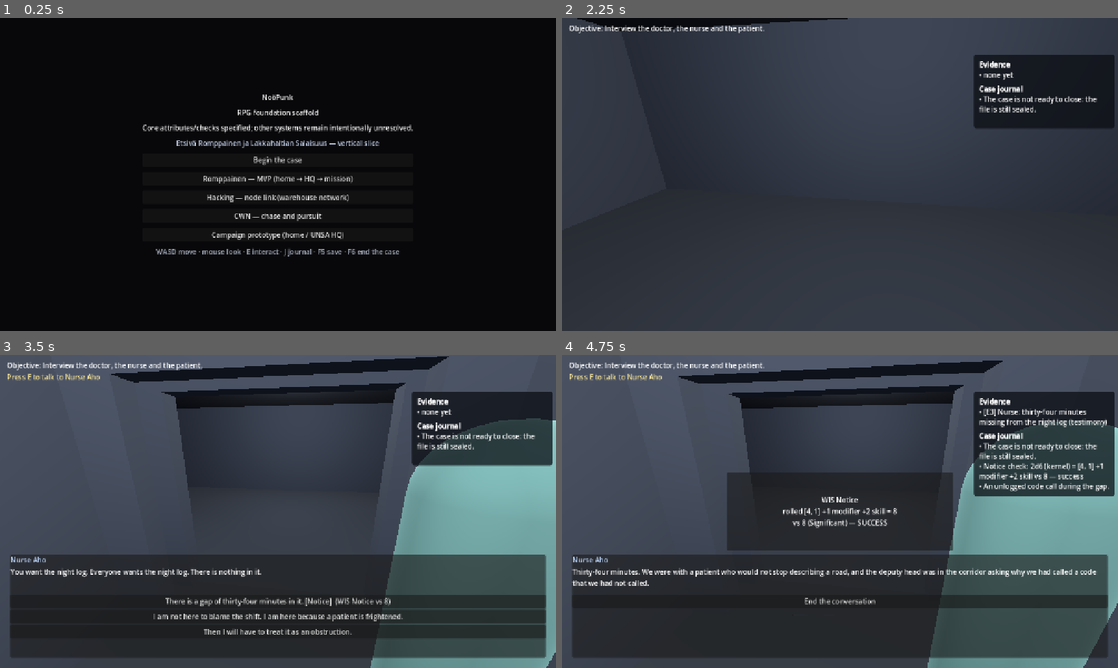
Above: before the commit, frames 1-4 (two rows, left to right).
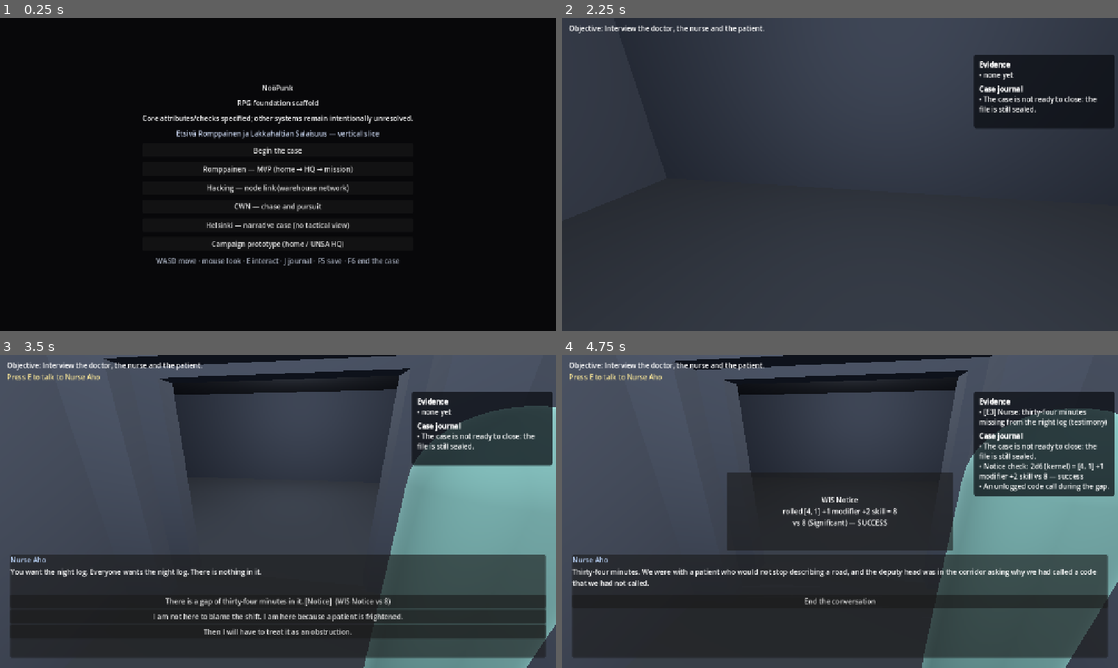
Above: after the commit, the same moments.

Repository: TomiToivio/NooPunk
Game: Godot game, scene res://scenes/main.tscn
The game is run twice, just before and just after one commit, with the same random seed, the same clock (stepped at 60 frames per second) and the same inputs.
Inputs (mouse positions are in pixels of both pictures, inside the frame that each line leads up to):
- Up to frame 1 (0.25 s): no input
- Up to frame 2 (2.25 s): click "Begin the case" at 0.5 s; tap Enter at 1.25 s; move the mouse to (867, 174) at 1.27 s; hold F6 (end_case) 1.28-2.03 s; hold W (move_forward) from 1.28 s (still down); tap Space at 1.52, 2 s; move the mouse to (812, 174) at 2.02 s; tap E (interact) at 2.1 s
- Up to frame 3 (3.5 s): keep holding W (move_forward); tap Space at 2.27 s; tap E (interact) at 2.75 s; move the mouse to (289, 505) at 2.77 s; hold J (toggle_journal) from 2.78 s (still down)
- Up to frame 4 (4.75 s): release W (move_forward) at 3.5 s; release J (toggle_journal) at 3.5 s; tap E (interact) at 3.5 s; drag from (812, 574) to (673, 464) at 3.52 s; click "There is a gap of thirty-four…" at 4.25 s

The runs differ from the first frame. In frame 1, 6.4% of the frame differs, in the area x 25-75%, y 21-80%; in frame 2, 1.0%; in frame 3, 7.6%; in frame 4, 7.6%, in the area x 20-100%, y 0-100%.

Commit message:
feat(#897): playable Helsinki narrative slice on the locked CWN core
Main already carries the rules lock (#899) and the 1974 visual bible/tokens (#898), so this branch
adds the missing playable expression and removes its own duplicate docs.

- godot/narrative/helsinki_session.gd: discovery-gated travel across home, UNSA HQ, market, harbour,
  clinic and warehouse; clue ledger; party of 1-4 with Romppainen; vanilla CWN 2d6 skill checks and
  d20 abstract combat; save/load.
- godot/narrative/helsinki_case.json: original case material for the vertical slice.
- godot/ui/narrative_screen.gd/.tscn: city map, action list, investigation log, CWN character sheet
  and party panel. Palette is read from the canonical data/ui/noopunk_1974_tokens.json, not copied.
- godot/tests/test_narrative_slice.gd: travel gating, failed-check honesty, clue discovery, party
  cap, abstract combat resolution and save/load.
- main menu entry, no tactical view.

Verified: 1388 checks, 0 failed; shutdown gate clean; screenshot checked against the token palette.

Diff:
--- /dev/null
+++ b/godot/narrative/helsinki_case.json
@@ -0,0 +1,126 @@
+{
+  "_source": "Original No\u00f6Punk case material (#897). Mechanics are vanilla CWN; the fiction is 1974 psychedelic retrofuture Helsinki.",
+  "title": "The Lakkahaltia Signal",
+  "start": "home",
+  "locations": [
+    {
+      "id": "home",
+      "name": "Your flat, Kallio",
+      "subtitle": "Rain on the window; the radio will not stop humming.",
+      "discovered": true,
+      "actions": [
+        {
+          "id": "rest",
+          "label": "Sleep until the static fades"
+        },
+        {
+          "id": "read_notes",
+          "label": "Read the Academy file again"
+        }
+      ]
+    },
+    {
+      "id": "unsa_hq",
+      "name": "UNSA Headquarters",
+      "subtitle": "A concrete slab above the tram lines. Somewhere a telex is printing.",
+      "discovered": true,
+      "actions": [
+        {
+          "id": "briefing",
+          "label": "Take the Lakkahaltia briefing"
+        },
+        {
+          "id": "recruit_romppainen",
+          "label": "Ask Romppainen to join the party"
+        },
+        {
+          "id": "case_board",
+          "label": "Study the case board"
+        }
+      ]
+    },
+    {
+      "id": "market",
+      "name": "Hakaniemi market hall",
+      "subtitle": "Fish, amphetamines, and a woman who saw the sky open.",
+      "discovered": false,
+      "actions": [
+        {
+          "id": "interview_witness",
+          "label": "Interview the stallkeeper"
+        },
+        {
+          "id": "buy_stimulants",
+          "label": "Buy stimulants (2 credits)"
+        }
+      ]
+    },
+    {
+      "id": "harbor",
+      "name": "S\u00f6rn\u00e4inen harbour terminal",
+      "subtitle": "Container cranes move like praying mantises under sodium light.",
+      "discovered": false,
+      "actions": [
+        {
+          "id": "search_terminal",
+          "label": "Search the harbour terminal"
+        },
+        {
+          "id": "confront_guard",
+          "label": "Confront the night guard"
+        }
+      ]
+    },
+    {
+      "id": "clinic",
+      "name": "Noetic clinic, T\u00f6\u00f6l\u00f6",
+      "subtitle": "The wallpaper is avocado. The doctor's eyes are not quite synchronised.",
+      "discovered": false,
+      "actions": [
+        {
+          "id": "interview_doctor",
+          "label": "Interview Dr. Vainio"
+        },
+        {
+          "id": "treat_shock",
+          "label": "Treat ontological shock"
+        }
+      ]
+    },
+    {
+      "id": "warehouse",
+      "name": "Lakkahaltia warehouse",
+      "subtitle": "A mission location. The signal is strongest behind the freezer door.",
+      "discovered": false,
+      "actions": [
+        {
+          "id": "confront",
+          "label": "Confront what is behind the freezer door"
+        },
+        {
+          "id": "recover_device",
+          "label": "Recover the transmitter"
+        }
+      ]
+    }
+  ],
+  "party_cap": 4,
+  "recruits": [
+    {
+      "id": "romppainen",
+      "name": "Harri Romppainen",
+      "role": "Inspector, UNSA"
+    },
+    {
+      "id": "aalto",
+      "name": "Aalto",
+      "role": "Forensic technician, UNSA"
+    }
+  ],
+  "clues": {
+    "witness": "The sky over Lakkahaltia opened for eleven seconds at 03:14.",
+    "terminal": "The harbour terminal logged an inbound container with no ship attached.",
+    "doctor": "Dr. Vainio treated three agents for the same dream in one week.",
+    "device": "The transmitter is tuned to a frequency that is not in the radio band."
+  }
+}
--- /dev/null
+++ b/godot/narrative/helsinki_session.gd
@@ -0,0 +1,242 @@
+## Narrative-mode session for the Helsinki case (#897).
+##
+## The rules are vanilla CWN: skill checks are the kernel's 2d6 check and violence is its d20 attack.
+## This class only sequences location travel, discovery, clues, party and the case's narrative state.
+class_name NoopunkHelsinkiSession
+extends RefCounted
+
+const DATA := "res://godot/narrative/helsinki_case.json"
+const PARTY_CAP := 4
+const PC := {"id": "pc", "name": "You", "role": "UNSA Academy graduate"}
+
+var data: Dictionary = {}
+var current := ""
+var discovered: Array = []
+var clues: Array = []
+var party: Array = []
+var flags: Dictionary = {}
+var log_lines: Array = []
+var credits := 3
+var stress := 0
+var player_hp := 10
+var threat_hp := 12
+var adapter: Object = null
+
+
+func _init(path: String = DATA, rules_adapter: Object = null) -> void:
+	data = _load(path)
+	adapter = rules_adapter
+	current = String(data.get("start", "home"))
+	discovered = []
+	for entry in locations():
+		if bool(entry.get("discovered", false)):
+			discovered.append(String(entry.get("id", "")))
+	if not discovered.has(current):
+		discovered.append(current)
+	party = [PC.duplicate()]
+	flags = {}
+	_log("A new agent, a cold flat, and a signal that should not exist.")
+
+
+func _load(path: String) -> Dictionary:
+	var file := FileAccess.open(path, FileAccess.READ)
+	if file == null:
+		push_error("helsinki: cannot open %s" % path)
+		return {}
+	var parsed: Variant = JSON.parse_string(file.get_as_text())
+	return parsed if parsed is Dictionary else {}
+
+
+func locations() -> Array:
+	return data.get("locations", [])
+
+
+func location(id: String) -> Dictionary:
+	for entry in locations():
+		if String(entry.get("id", "")) == id:
+			return entry
+	return {}
+
+
+func current_location() -> Dictionary:
+	return location(current)
+
+
+func is_discovered(id: String) -> bool:
+	return discovered.has(id)
+
+
+func discover(id: String) -> void:
+	if not is_discovered(id) and not location(id).is_empty():
+		discovered.append(id)
+		_log("New location: %s" % location(id).get("name", id))
+
+
+func travel(id: String) -> Dictionary:
+	if location(id).is_empty():
+		return {"ok": false, "reason": "no such location"}
+	if not is_discovered(id):
+		return {"ok": false, "reason": "you have not found this place yet"}
+	current = id
+	_log("Travelled to %s" % location(id).get("name", id))
+	return {"ok": true, "location": current_location()}
+
+
+func actions() -> Array:
+	return current_location().get("actions", [])
+
+
+func act(action_id: String) -> Dictionary:
+	if not actions().any(func(entry): return String(entry.get("id", "")) == action_id):
+		return {"ok": false, "reason": "that action is not available here"}
+	match action_id:
+		"rest", "treat_shock":
+			stress = 0
+			return _result(true, "The static recedes. For now.")
+		"read_notes":
+			return _result(true, "The file repeats one phrase: the sky is a door.")
+		"briefing":
+			flags["briefed"] = true
+			discover("unsa_hq")
+			discover("market")
+			discover("harbor")
+			return _result(true, "UNSA opens the Lakkahaltia file and assigns you a partner.")
+		"case_board":
+			return _result(true, "Three agents, one dream, eleven seconds of missing sky.")
+		"recruit_romppainen":
+			return recruit("romppainen")
+		"interview_witness":
+			var check := _check("Awareness", 0, 8)
+			if bool(check.get("success", false)):
+				_add_clue("witness")
+				discover("clinic")
+				return _result(true, "She talks. The sky opened at 03:14.", check)
+			return _result(false, "She closes the shutters and turns up the radio.", check)
+		"buy_stimulants":
+			if credits < 2:
+				return _result(false, "You cannot afford it.")
+			credits -= 2
+			stress = maxi(0, stress - 1)
+			return _result(true, "Two credits for a paper envelope of amphetamine.")
+		"search_terminal":
+			var check := _check("Cognition", 1, 9)
+			if bool(check.get("success", false)):
+				_add_clue("terminal")
+				discover("warehouse")
+				return _result(true, "The manifest lists a container with no ship.", check)
+			return _result(false, "The terminal logs you out and prints a warning in Finnish.", check)
+		"confront_guard":
+			var hit := _attack(12)
+			if bool(hit.get("hit", false)):
+				threat_hp = maxi(0, threat_hp - 5)
+				discover("warehouse")
+				return _result(true, "The guard goes down. The freezer door is behind him.", hit)
+			player_hp = maxi(1, player_hp - 2)
+			return _result(false, "He swings a torch; you lose two hit points.", hit)
+		"interview_doctor":
+			if not is_clue("witness"):
+				return _result(false, "The doctor will not see you without a referral.")
+			_add_clue("doctor")
+			discover("warehouse")
+			return _result(true, "Three agents, the same dream, one week.")
+		"confront":
+			var hit := _attack(13)
+			if bool(hit.get("hit", false)):
+				threat_hp = maxi(0, threat_hp - 5)
+				if threat_hp == 0:
+					flags["resolved"] = true
+					return _result(true, "The thing behind the freezer stops singing.", hit)
+				return _result(true, "You hit it. It keeps humming.", hit)
+			player_hp = maxi(1, player_hp - 3)
+			return _result(false, "The hum fills your teeth; you lose three hit points.", hit)
+		"recover_device":
+			if not bool(flags.get("resolved", false)):
+				return _result(false, "Not while it is still singing.")
+			_add_clue("device")
+			flags["case_won"] = true
+			return _result(true, "You carry the transmitter into the rain. The case is yours.")
+	return _result(false, "Nothing happens.")
+
+
+func recruit(id: String) -> Dictionary:
+	if party.size() >= PARTY_CAP:
+		return _result(false, "A mission party is at most four agents.")
+	if party.any(func(member): return String(member.get("id", "")) == id):
+		return _result(false, "Already in the party.")
+	for entry in data.get("recruits", []):
+		if String(entry.get("id", "")) == id:
+			party.append(entry.duplicate())
+			_log("%s joins the party." % entry.get("name", id))
+			return _result(true, "%s joins the party." % entry.get("name", id))
+	return _result(false, "No such agent is available.")
+
+
+func _check(attribute: String, rank: int, difficulty: int) -> Dictionary:
+	if adapter == null:
+		return {"success": false, "reason": "no rules adapter"}
+	var score := 10
+	return adapter.skill_check(score, rank, difficulty)
+
+
+func _attack(armor_class: int) -> Dictionary:
+	if adapter == null:
+		return {"hit": false, "reason": "no rules adapter"}
+	return adapter.attack_roll(10, 0, 1, armor_class)
+
+
+func _add_clue(id: String) -> void:
+	if not is_clue(id):
+		clues.append({"id": id, "text": String(data.get("clues", {}).get(id, ""))})
+		_log("Clue: %s" % data.get("clues", {}).get(id, id))
+
+
+func is_clue(id: String) -> bool:
+	return clues.any(func(entry): return String(entry.get("id", "")) == id)
+
+
+func _result(ok: bool, message: String, check: Dictionary = {}) -> Dictionary:
+	_log(message)
+	return {"ok": ok, "message": message, "check": check}
+
+
+func _log(line: String) -> void:
+	log_lines.append(line)
+	if log_lines.size() > 40:
+		log_lines.pop_front()
+
+
+func summary() -> Dictionary:
+	return {
+		"location": current,
+		"discovered": discovered.duplicate(),
+		"clues": clues.size(),
+		"party": party.size(),
+		"stress": stress,
+		"player_hp": player_hp,
+		"threat_hp": threat_hp,
+		"flags": flags.duplicate(),
+		"credits": credits,
+	}
+
+
+func to_dict() -> Dictionary:
+	return {
+		"current": current, "discovered": discovered, "clues": clues,
+		"party": party, "flags": flags, "credits": credits, "stress": stress,
+		"player_hp": player_hp, "threat_hp": threat_hp,
+	}
+
+
+func from_dict(state: Dictionary) -> bool:
+	if not state.has("current") or location(String(state["current"])).is_empty():
+		return false
+	current = String(state["current"])
+	discovered = Array(state.get("discovered", [current]))
+	clues = Array(state.get("clues", []))
+	party = Array(state.get("party", [PC.duplicate()]))
+	flags = Dictionary(state.get("flags", {}))
+	credits = int(state.get("credits", 3))
+	stress = int(state.get("stress", 0))
+	player_hp = int(state.get("player_hp", 10))
+	threat_hp = int(state.get("threat_hp", 12))
+	return true
--- a/godot/tests/run_tests.gd
+++ b/godot/tests/run_tests.gd
@@ -42,6 +42,7 @@
 	"res://godot/tests/test_cwn_srd_vehicles.gd",
 	"res://godot/tests/test_cwn_cyberware.gd",
 	"res://godot/tests/test_cwn_drones.gd",
+	"res://godot/tests/test_narrative_slice.gd",
 	"res://godot/tests/test_level_doors.gd",
 	"res://godot/tests/test_investigation_adapter.gd",
 ]
--- /dev/null
+++ b/godot/tests/test_narrative_slice.gd
@@ -0,0 +1,84 @@
+## Helsinki narrative slice (#897): travel gating, discovery, clues, party cap, CWN checks and
+## abstract CWN combat, save/load. No renderer needed.
+extends RefCounted
+
+const Session := preload("res://godot/narrative/helsinki_session.gd")
+
+class FakeRules:
+	extends RefCounted
+	var skill_ok := true
+	var hit := true
+	func skill_check(_attr: int, _rank: int, _difficulty: int) -> Dictionary:
+		return {"success": skill_ok}
+	func attack_roll(_attr: int, _rank: int, _bonus: int, _ac: int) -> Dictionary:
+		return {"hit": hit}
+
+
+func _ok(name: String, condition: bool, detail := "") -> Array:
+	return [name, condition, detail]
+
+
+func run() -> Array:
+	var rows: Array = []
+	var rules := FakeRules.new()
+	var s := Session.new(Session.DATA, rules)
+
+	rows.append(_ok("starts at home", s.current == "home"))
+	rows.append(_ok("home is discovered", s.is_discovered("home")))
+	rows.append(_ok("HQ is known from the start", s.is_discovered("unsa_hq")))
+	rows.append(_ok("the market is hidden before briefing", not s.is_discovered("market")))
+	rows.append(_ok("travel to HQ works", bool(s.travel("unsa_hq").get("ok", false))))
+	rows.append(_ok("PC is the first party member", s.party.size() == 1))
+
+	s.act("briefing")
+	rows.append(_ok("briefing discovers HQ", s.is_discovered("unsa_hq")))
+	rows.append(_ok("briefing discovers the market", s.is_discovered("market")))
+	rows.append(_ok("travel after discovery works", bool(s.travel("unsa_hq").get("ok", false))))
+
+	rows.append(_ok("Romppainen joins", bool(s.recruit("romppainen").get("ok", false))))
+	rows.append(_ok("party is two", s.party.size() == 2))
+	rows.append(_ok("duplicate recruit is refused", not bool(s.recruit("romppainen").get("ok", true))))
+	s.recruit("aalto")
+	rows.append(_ok("party is three", s.party.size() == 3))
+	rows.append(_ok("party cap is four", Session.PARTY_CAP == 4))
+
+	s.travel("market")
+	var witness := s.act("interview_witness")
+	rows.append(_ok("a successful CWN check finds the witness clue", bool(witness.get("ok", false)) and s.is_clue("witness")))
+	rows.append(_ok("the witness points to the clinic", s.is_discovered("clinic")))
+
+	# A failed check must not invent the clue.
+	s = Session.new(Session.DATA, rules)
+	s.travel("unsa_hq")
+	s.act("briefing")
+	s.travel("market")
+	rules.skill_ok = false
+	s.act("interview_witness")
+	rows.append(_ok("a failed check leaves the clue unfound", not s.is_clue("witness")))
+	rules.skill_ok = true
+
+	s = Session.new(Session.DATA, rules)
+	s.travel("unsa_hq")
+	s.act("briefing")
+	s.travel("harbor")
+	s.act("search_terminal")
+	rows.append(_ok("the terminal yields its clue", s.is_clue("terminal")))
+	rows.append(_ok("the terminal points to the warehouse", s.is_discovered("warehouse")))
+
+	# Abstract CWN combat: three hits drop the threat, then the device can be recovered.
+	s.travel("warehouse")
+	var first := s.act("confront")
+	rows.append(_ok("an attack roll resolves without a tactical view", first.has("check")))
+	rows.append(_ok("a hit lowers the threat", s.threat_hp == 7))
+	s.act("confront")
+	s.act("confront")
+	rows.append(_ok("three hits resolve the confrontation", bool(s.flags.get("resolved", false))))
+	rows.append(_ok("the case completes on recovery", bool(s.act("recover_device").get("ok", false))))
+	rows.append(_ok("case flag is set", bool(s.flags.get("case_won", false))))
+
+	var state := s.to_dict()
+	var loaded := Session.new(Session.DATA, rules)
+	rows.append(_ok("save data loads", loaded.from_dict(state)))
+	rows.append(_ok("loaded state keeps clues", loaded.clues.size() == s.clues.size()))
+	rows.append(_ok("loaded state keeps the win", bool(loaded.flags.get("case_won", false))))
+	return rows
--- a/godot/ui/main_menu.gd
+++ b/godot/ui/main_menu.gd
@@ -54,6 +54,13 @@
 		get_tree().change_scene_to_file("res://scenes/chase_screen.tscn"))
 	stack.add_child(chase)
 
+	# #897: location-based narrative mode (Citizen Sleeper-style, CWN underneath, no tactical view).
+	var narrative := Button.new()
+	narrative.text = "Helsinki — narrative case (no tactical view)"
+	narrative.pressed.connect(func() -> void:
+		get_tree().change_scene_to_file("res://godot/ui/narrative_screen.tscn"))
+	stack.add_child(narrative)
+
 	# The campaign is an existing feature of the same root Godot project.
 	# Keep it accessible here rather than requiring agents to maintain a rival title scene.
 	var campaign := Button.new()
--- /dev/null
+++ b/godot/ui/narrative_screen.gd
@@ -0,0 +1,181 @@
+## Helsinki narrative mode (#897). Location map, actions, investigation log, CWN sheet and party in
+## one screen; no tactical view. The 1974 palette lives here as the first design-token pass.
+extends Control
+
+const Session := preload("res://godot/narrative/helsinki_session.gd")
+const Adapter := preload("res://godot/core/rules_adapter.gd")
+
+## Canonical 1974 tokens (#897 visual bible). The screen reads the shared file rather than keeping a
+## second palette in code.
+const TOKENS := "res://data/ui/noopunk_1974_tokens.json"
+var palette: Dictionary = {}
+
+var session: Object
+var _map_box: VBoxContainer
+var _action_box: VBoxContainer
+var _log_label: RichTextLabel
+var _sheet_label: Label
+var _party_label: Label
+var _title: Label
+var _subtitle: Label
+
+
+func _ready() -> void:
+	palette = _load_tokens()
+	session = Session.new(Session.DATA, Adapter.new("res://data/rules/wn_core.json", 1974))
+	_build()
+	_refresh()
+
+
+func _load_tokens() -> Dictionary:
+	var file := FileAccess.open(TOKENS, FileAccess.READ)
+	if file == null:
+		push_error("narrative_screen: cannot open %s" % TOKENS)
+		return {}
+	var parsed: Variant = JSON.parse_string(file.get_as_text())
+	return Dictionary(parsed.get("colors", {})) if parsed is Dictionary else {}
+
+
+func _tone(key: String, fallback: String) -> Color:
+	return Color(String(palette.get(key, fallback)))
+
+
+func _build() -> void:
+	var bg := ColorRect.new()
+	bg.color = _tone("void_plum", "#190E24")
+	bg.set_anchors_preset(Control.PRESET_FULL_RECT)
+	add_child(bg)
+
+	var margin := MarginContainer.new()
+	margin.set_anchors_preset(Control.PRESET_FULL_RECT)
+	margin.add_theme_constant_override("margin_left", 20)
+	margin.add_theme_constant_override("margin_right", 20)
+	margin.add_theme_constant_override("margin_top", 16)
+	margin.add_theme_constant_override("margin_bottom", 16)
+	add_child(margin)
+
+	var column := VBoxContainer.new()
+	column.add_theme_constant_override("separation", 10)
+	margin.add_child(column)
+
+	var header := Label.new()
+	header.text = "NOÖPUNK — HELSINKI, 2045 (AS IMAGINED IN 1974)"
+	header.add_theme_color_override("font_color", _tone("analog_amber", "#F2B45E"))
+	header.add_theme_font_size_override("font_size", 22)
+	column.add_child(header)
+
+	_title = Label.new()
+	_title.add_theme_color_override("font_color", _tone("paper_ivory", "#F5E8C9"))
+	_title.add_theme_font_size_override("font_size", 18)
+	column.add_child(_title)
+	_subtitle = Label.new()
+	_subtitle.add_theme_color_override("font_color", _tone("dim_lilac", "#BBAACA"))
+	_subtitle.autowrap_mode = TextServer.AUTOWRAP_WORD_SMART
+	column.add_child(_subtitle)
+
+	var body := HBoxContainer.new()
+	body.add_theme_constant_override("separation", 14)
+	body.size_flags_vertical = Control.SIZE_EXPAND_FILL
+	column.add_child(body)
+
+	_map_box = _panel_column(body, "CITY", false, 240)
+	var middle := _panel_column(body, "HERE", true, 320)
+	_action_box = middle
+	var log_heading := Label.new()
+	log_heading.text = "LOG"
+	log_heading.add_theme_color_override("font_color", _tone("mint_terminal", "#72E1B2"))
+	log_heading.add_theme_font_size_override("font_size", 13)
+	middle.add_child(log_heading)
+	_log_label = RichTextLabel.new()
+	_log_label.bbcode_enabled = false
+	_log_label.fit_content = false
+	_log_label.scroll_following = true
+	_log_label.custom_minimum_size = Vector2(0, 160)
+	_log_label.add_theme_color_override("default_color", _tone("dim_lilac", "#BBAACA"))
+	middle.add_child(_log_label)
+	var right := _panel_column(body, "AGENT", false, 260)
+	_sheet_label = Label.new()
+	_sheet_label.add_theme_color_override("font_color", _tone("paper_ivory", "#F5E8C9"))
+	right.add_child(_sheet_label)
+	_party_label = Label.new()
+	_party_label.add_theme_color_override("font_color", _tone("mint_terminal", "#72E1B2"))
+	_party_label.autowrap_mode = TextServer.AUTOWRAP_WORD_SMART
+	right.add_child(_party_label)
+
+
+func _panel_column(parent: Control, heading: String, expand := false, width := 240) -> VBoxContainer:
+	var panel := PanelContainer.new()
+	var style := StyleBoxFlat.new()
+	style.bg_color = _tone("midnight_ink", "#2C1837")
+	style.border_color = _tone("danger_coral", "#F17570")
+	style.set_border_width_all(1)
+	style.set_corner_radius_all(2)
+	panel.add_theme_stylebox_override("panel", style)
+	panel.custom_minimum_size = Vector2(width, 0)
+	if expand:
+		panel.size_flags_horizontal = Control.SIZE_EXPAND_FILL
+	parent.add_child(panel)
+	var box := VBoxContainer.new()
+	box.add_theme_constant_override("separation", 6)
+	panel.add_child(box)
+	var label := Label.new()
+	label.text = heading
+	label.add_theme_color_override("font_color", _tone("mint_terminal", "#72E1B2"))
+	label.add_theme_font_size_override("font_size", 13)
+	box.add_child(label)
+	return box
+
+
+func _refresh() -> void:
+	var here: Dictionary = session.current_location()
+	_title.text = String(here.get("name", ""))
+	_subtitle.text = String(here.get("subtitle", ""))
+	for box in [_map_box, _action_box]:
+		for child in box.get_children():
+			if child is Button:
+				child.queue_free()
+
+	for entry in session.locations():
+		var id := String(entry.get("id", ""))
+		if not session.is_discovered(id):
+			continue
+		var button := _button(String(entry.get("name", id)))
+		button.disabled = id == session.current
+		button.pressed.connect(_on_travel.bind(id))
+		_map_box.add_child(button)
+
+	for entry in session.actions():
+		var action := _button(String(entry.get("label", entry.get("id", ""))))
+		action.pressed.connect(_on_action.bind(String(entry.get("id", ""))))
+		_action_box.add_child(action)
+
+	_log_label.text = "\n".join(session.log_lines.slice(maxi(0, session.log_lines.size() - 12)))
+	_sheet_label.text = "STR 10  DEX 11  CON 10\nINT 12  WIS 11  CHA 09\nHP %d/10   Stress %d\nClues %d   Credits %d" % [
+		session.player_hp, session.stress, session.clues.size(), session.credits]
+	var names: Array = []
+	for member in session.party:
+		names.append("%s — %s" % [member.get("name", "?"), member.get("role", "")])
+	_party_label.text = "Party %d/4\n%s" % [session.party.size(), "\n".join(names)]
+
+
+func _button(text: String) -> Button:
+	var button := Button.new()
+	button.text = text
+	button.alignment = HORIZONTAL_ALIGNMENT_LEFT
+	button.add_theme_color_override("font_color", _tone("paper_ivory", "#F5E8C9"))
+	var normal := StyleBoxFlat.new()
+	normal.bg_color = _tone("midnight_ink", "#2C1837")
+	normal.border_color = _tone("cosmic_magenta", "#E54B9B")
+	normal.set_border_width_all(1)
+	button.add_theme_stylebox_override("normal", normal)
+	return button
+
+
+func _on_travel(id: String) -> void:
+	session.travel(id)
+	_refresh()
+
+
+func _on_action(id: String) -> void:
+	session.act(id)
+	_refresh()
--- /dev/null
+++ b/godot/ui/narrative_screen.tscn
@@ -0,0 +1,12 @@
+[gd_scene load_steps=2 format=3]
+
+[ext_resource type="Script" path="res://godot/ui/narrative_screen.gd" id="1_narrative"]
+
+[node name="Narrative" type="Control"]
+layout_mode = 3
+anchors_preset = 15
+anchor_right = 1.0
+anchor_bottom = 1.0
+grow_horizontal = 2
+grow_vertical = 2
+script = ExtResource("1_narrative")
Not shown, added: godot/narrative/helsinki_session.gd.uid
Not shown, added: godot/tests/test_narrative_slice.gd.uid
Not shown, added: godot/ui/narrative_screen.gd.uid
